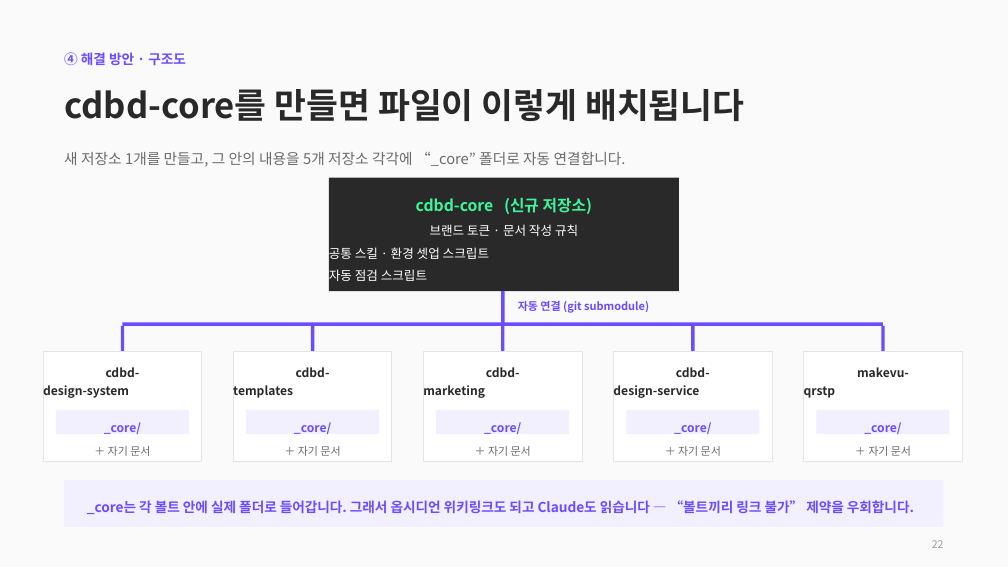
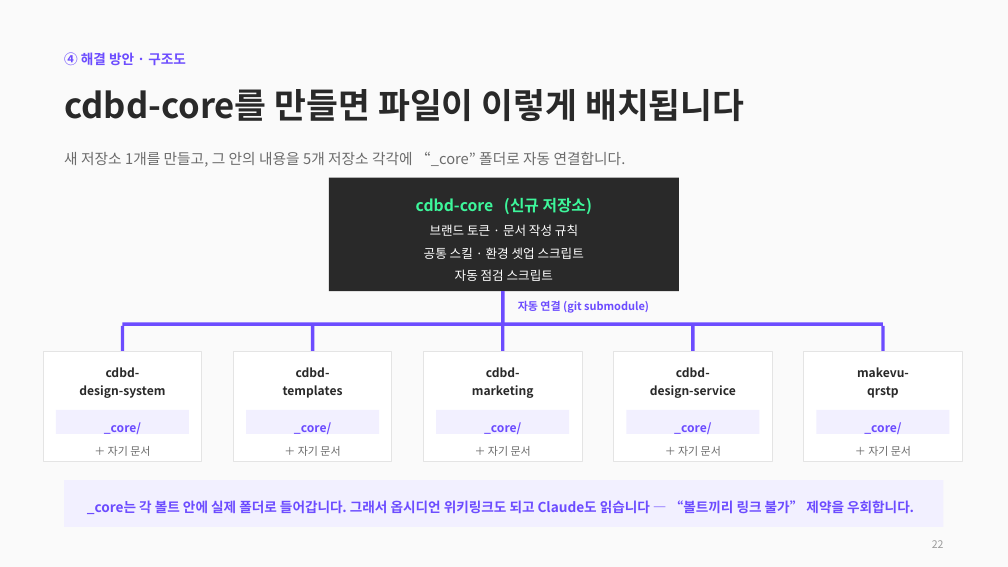
Before and after one commit to CdBd-in/design, a slide deck: slide 22 of CdBd 문서 체계 진단 및 개편 제안.pptx. Drawn at 1008x567 pixels with LibreOffice and Linux fonts; fonts in the diff are those of the drawing. Boxes give left, top, right and bottom in pixels: in the first picture for what was removed or moved away, otherwise in the second. Text is boxed around its words. In the diff, an @@ line names an element or a change of style, - is before the commit and + after.

```diff
--- a/CdBd 문서 체계 진단 및 개편 제안.pptx
+++ b/CdBd 문서 체계 진단 및 개편 제안.pptx
@@ text at box(424, 247, 584, 281): alignment left to centre @@
@@ text at box(79, 385, 165, 398): alignment left to centre @@
@@ text at box(283, 385, 343, 398): alignment left to centre @@
@@ text at box(472, 385, 534, 398): alignment left to centre @@
@@ text at box(650, 385, 736, 398): alignment left to centre @@
@@ text at box(867, 386, 899, 398): alignment left to centre @@
```
Also in this commit, not shown: 1 other slide changed.
